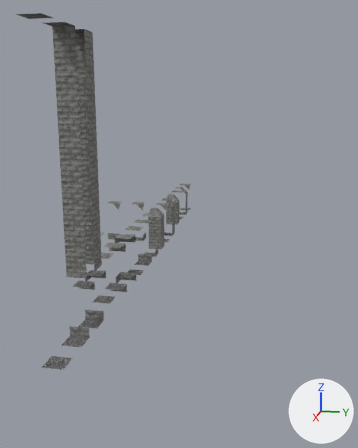
One commit to the glTF model assets/3d/tilesSet/tilesets.glb: the scene before it, then after it.
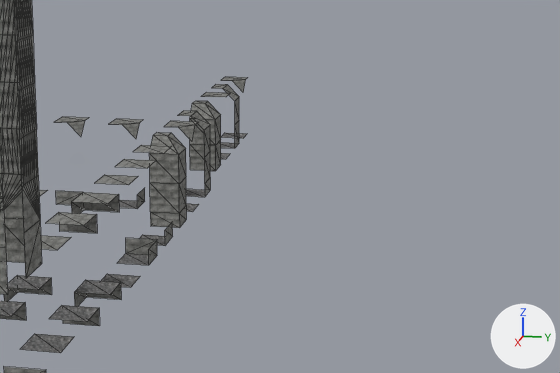
Old and new are each drawn whole from a 50 mm lens placed at (43.0, 9.0, 10.4), pointed at (11.0, 2.6, 2.4) and again close up on the part from 23% to 91% of the width and 33% to 70% of the height. Lighting does not change. The marker at lower right points along +X, +Y and +Z. The close-ups show mesh edges as thin lines. Objects named as collision shapes, trigger or cutter boxes, shadow casters or lower levels of detail are left out. Where no turn or scale is listed for an object, it has been applied to the vertices.

Before the edit, the objects in view are built like this:
```python
me_plane_008 = bpy.data.meshes.new('Plane.008')
me_plane_008.from_pydata(...)  # 12 vertices, 8 faces; spans x -0.5..0.5, y -0.5..0.5, z 0.0..3.0
me_plane_008.materials.append(mat_material_003)
me_plane_010 = bpy.data.meshes.new('Plane.010')
me_plane_010.from_pydata(...)  # 204 vertices, 372 faces; spans x -0.5..0.5, y -0.5..0.5, z 0.5..14.5
me_plane_010.materials.append(mat_material_005)
me_plane_015 = bpy.data.meshes.new('Plane.015')
me_plane_015.from_pydata(...)  # 10 vertices, 6 faces; spans x -0.5..0.5, y -0.5..0.5, z 0.0..3.0
me_plane_015.materials.append(mat_material_010)
ob_chasm_pool_corner_no_cel_col = bpy.data.objects.new('chasm-pool-corner-no-cel-col', me_plane_010)
ob_chasm_pool_corner_no_cel_col.location = (21.0, 0.0, -1.0)
ob_extr_wall_col = bpy.data.objects.new('extr-wall-col', me_plane_008)
ob_extr_wall_col.location = (17.0, 0.0, -0.5)
ob_extr_wall_no_cel_col = bpy.data.objects.new('extr-wall-no-cel-col', me_plane_015)
ob_extr_wall_no_cel_col.location = (17.0, -2.0, -0.5)
# also in view: 'short-wall-col' at (-3.0, 0.0, 1.2); 'pool-wall-cornet-col' at (11.0, 0.0, 1.0); 'extr-col' at (19.0, 0.0, 1.2); 'chasm-pool-wall-no-cel-col' at (23.0, 0.0, 6.5); 'short-corner-in-col' at (1.0, 0.0, 1.2)
```
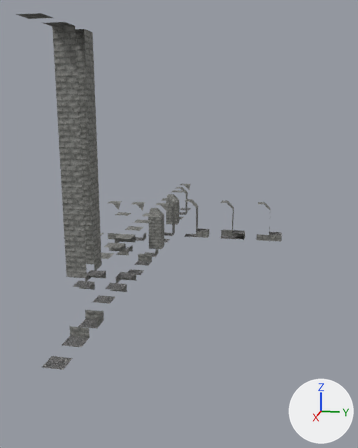
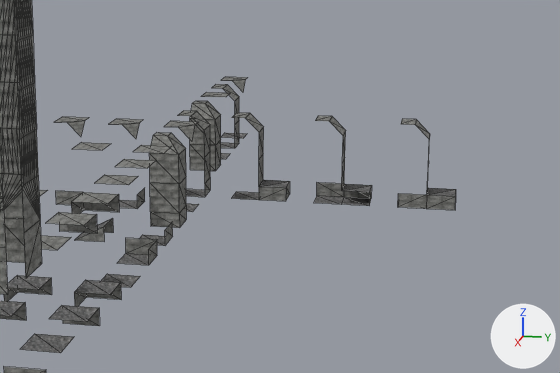
Where the change shows, as pixel boxes (x1, y1, x2, y2) in the close-ups (560 x 373 px):
'pool-wall-full-drain-right-col', added
    after: (314, 116, 372, 206)
'pool-wall-full-drain-col', added
    after: (232, 113, 290, 201)
'pool-wall-full-drain-left-col', added
    after: (398, 119, 456, 210)
'pool-slope', added
    after: (72, 142, 113, 242)

What changed in the scene script:
```text
Add mat_material_022:
    mat_material_022 = bpy.data.materials.new('Material.022')
    # uses the picture img_tilesets_atlas
    # uses the picture img_tilesets_atlas_n
Add mat_material_021:
    mat_material_021 = bpy.data.materials.new('Material.021')
    # uses the picture img_tilesets_atlas
    # uses the picture img_tilesets_atlas_n
Add mat_material_020:
    mat_material_020 = bpy.data.materials.new('Material.020')
    # uses the picture img_tilesets_atlas
    # uses the picture img_tilesets_atlas_n
Add mat_material_017:
    mat_material_017 = bpy.data.materials.new('Material.017')
    # uses the picture img_tilesets_atlas
    # uses the picture img_tilesets_atlas_n
Add me_plane_026:
    me_plane_026.from_pydata(...)  # 19 vertices, 20 faces; spans x -0.5..0.5, y -0.5..1.5, z -0.5..2.5
    me_plane_026.materials.append(mat_material_022)
Add me_plane_025:
    me_plane_025.from_pydata(...)  # 19 vertices, 20 faces; spans x -0.5..0.5, y -0.5..1.5, z -0.5..2.5
    me_plane_025.materials.append(mat_material_021)
Add me_plane_024:
    me_plane_024.from_pydata(...)  # 18 vertices, 20 faces; spans x -0.5..0.5, y -0.5..1.5, z -0.5..2.5
    me_plane_024.materials.append(mat_material_020)
Add me_plane_011:
    me_plane_011.from_pydata(...)  # 11 vertices, 6 faces; spans x -0.5..0.5, y -0.5..0.5, z 0.5..3.5
    me_plane_011.materials.append(mat_material_017)
Add ob_pool_wall_full_drain_left_col:
    ob_pool_wall_full_drain_left_col = bpy.data.objects.new('pool-wall-full-drain-left-col', me_plane_026)
    ob_pool_wall_full_drain_left_col.location = (3.0, 8.0, 0.0)
Add ob_pool_wall_full_drain_right_col:
    ob_pool_wall_full_drain_right_col = bpy.data.objects.new('pool-wall-full-drain-right-col', me_plane_025)
    ob_pool_wall_full_drain_right_col.location = (3.0, 5.0, 0.0)
Add ob_pool_wall_full_drain_col:
    ob_pool_wall_full_drain_col = bpy.data.objects.new('pool-wall-full-drain-col', me_plane_024)
    ob_pool_wall_full_drain_col.location = (3.0, 2.0, 0.0)
Add ob_pool_slope:
    ob_pool_slope = bpy.data.objects.new('pool-slope', me_plane_011)
    ob_pool_slope.location = (9.0, -2.0, -1.0)
```
